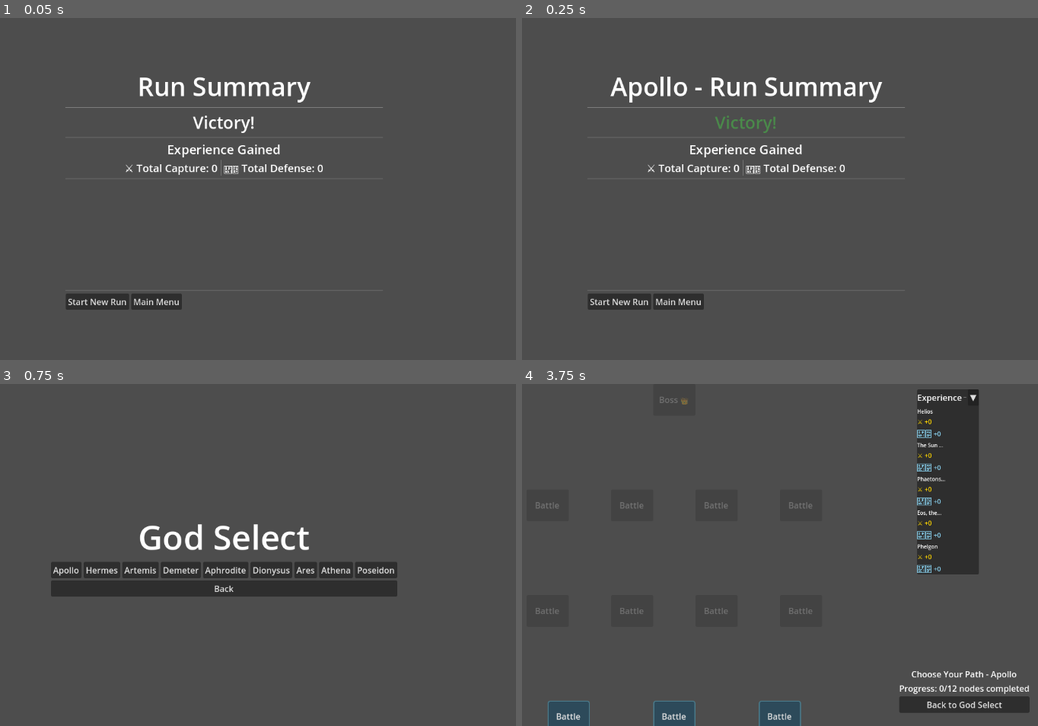
Above: before the commit, frames 1-4 (two rows, left to right).
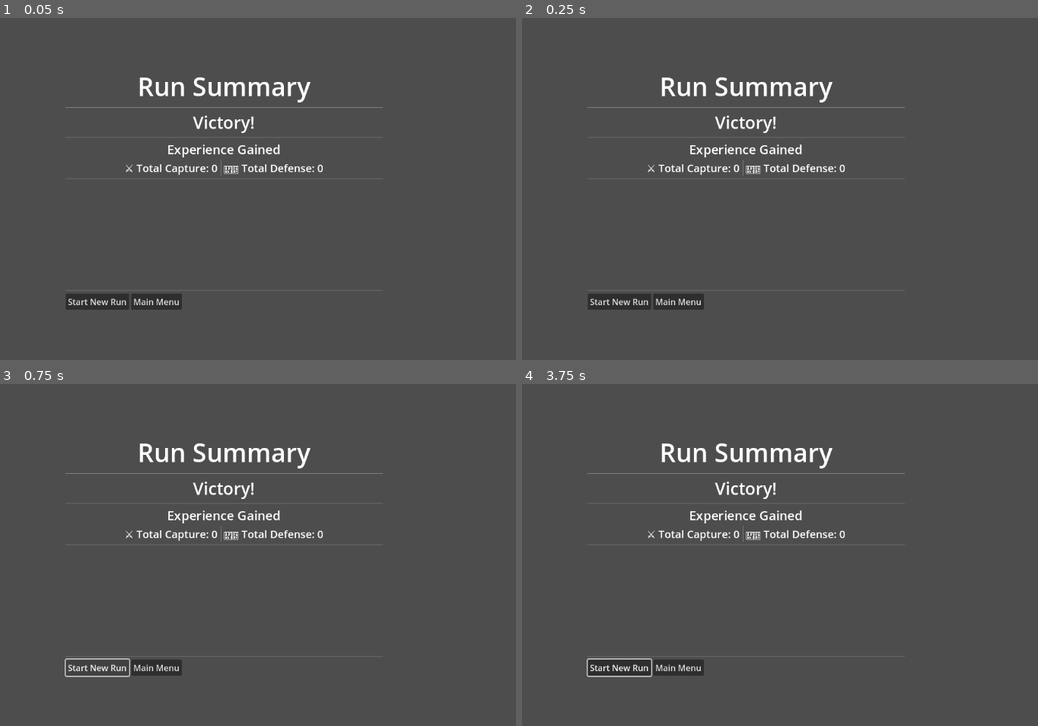
Above: after the commit, the same moments.

Repository: leslieharding/Mnemosyne
Game: Godot game, scene res://Scenes/RunSummary.tscn
The game is run twice, just before and just after one commit, with the same random seed, the same clock (stepped at 60 frames per second) and the same inputs. This scene is started directly instead of the project's main scene.
Inputs (mouse positions are in pixels of both pictures, inside the frame that each line leads up to):
- Up to frame 1 (0.05 s): no input
- Up to frame 2 (0.25 s): no input
- Up to frame 3 (0.75 s): click "Start New Run" at 0.5 s
- Up to frame 4 (3.75 s): click (620, 667) at 1.25 s, where only the run after the commit has a clickable "Start New Run"; click (589, 568) at 2 s, where only the run before the commit has a clickable "Apollo"; click (568, 414) at 2.75 s, where only the run before the commit has a clickable "The Sun"; click (568, 490) at 3.5 s, where only the run before the commit has a clickable "Start Game"

Frame 1 is identical in both runs. In frame 2, 1.7% of the frame differs, in the area x 17-70%, y 17-34%; in frame 3, 9.0%; in frame 4, 13%, in the area x 2-99%, y 1-100%.
Error after the commit: Parse Error: Function "create_detailed_card_exp_display()" is a coroutine, so it must be called with "await". (res://Scripts/run_summary.gd:182)

Commit message:
Update run_summary.gd

Diff:
--- a/Scripts/run_summary.gd
+++ b/Scripts/run_summary.gd
@@ -22,10 +22,10 @@
 	await get_tree().create_timer(0.1).timeout
 	setup_ui_safely()
 
-func print_tree_pretty(node: Node = self, indent: String = ""):
+func debug_print_tree(node: Node = self, indent: String = ""):
 	print(indent + node.name + " (" + node.get_class() + ")")
 	for child in node.get_children():
-		print_tree_pretty(child, indent + "  ")
+		debug_print_tree(child, indent + "  ")
 
 func setup_ui_safely():
 	print("\n=== Setting up UI ===")
@@ -250,9 +250,10 @@
 		capture_section.add_child(capture_title)
 
 		# Before state
-		var before_capture_bar = preload("res://Scenes/ExpProgressBar.tscn").instantiate()
-		before_capture_bar.setup_progress(before_capture, "capture", ExpProgressBar.DisplayMode.DETAILED)
-		capture_section.add_child(before_capture_bar)
+		var before_capture_bar = exp_bar_scene.instantiate()
+		capture_section.add_child(before_capture_bar)  # Add to tree FIRST
+		await get_tree().process_frame  # Wait for proper initialization
+		before_capture_bar.setup_progress(before_capture, "capture", ExpProgressBar.DisplayMode.DETAILED)  # THEN setup
 
 		# Arrow
 		var arrow_label = Label.new()
